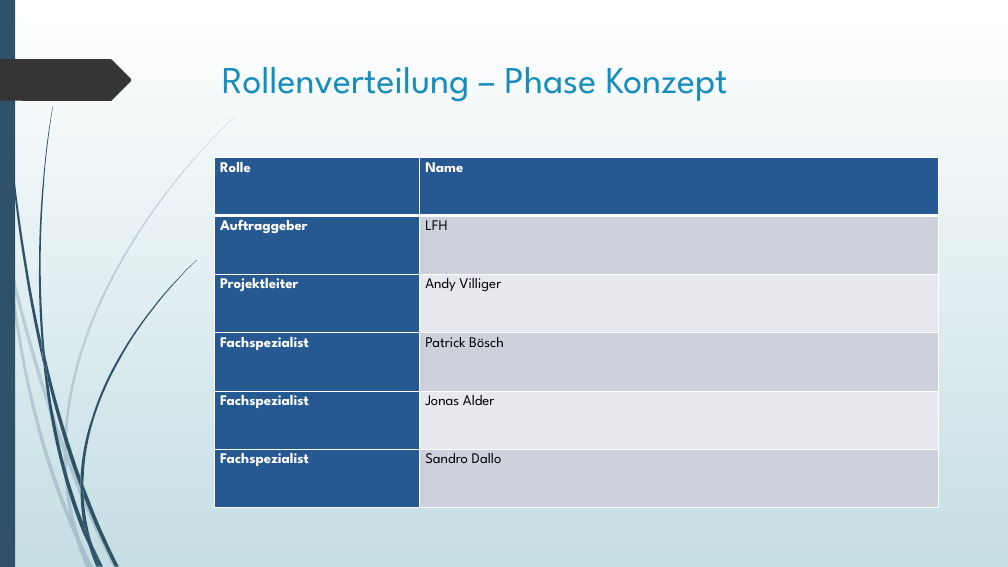
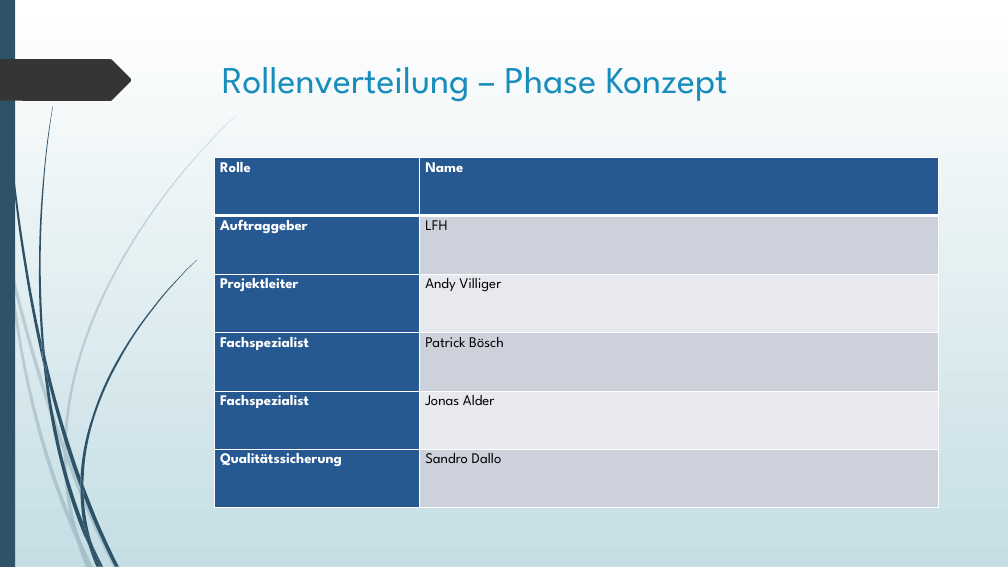
Before and after one commit to nuerscht/LFH, a slide deck: slide 10 of doc/00 Statusberichte/Status Meeting 2.pptx. Drawn at 1008x567 pixels with LibreOffice and Linux fonts; fonts in the diff are those of the drawing. Boxes give left, top, right and bottom in pixels: in the first picture for what was removed or moved away, otherwise in the second. Text is boxed around its words. In the diff, an @@ line names an element or a change of style, - is before the commit and + after.

```diff
--- a/doc/00 Statusberichte/Status Meeting 2.pptx
+++ b/doc/00 Statusberichte/Status Meeting 2.pptx
@@ table at <box>215,157,938,507</box> @@
-row 6, column 1: Fachspezialist
+row 6, column 1: Qualitätssicherung
@@ less space between paragraphs @@
```
Also in this commit, not shown: 3 other slides changed.
